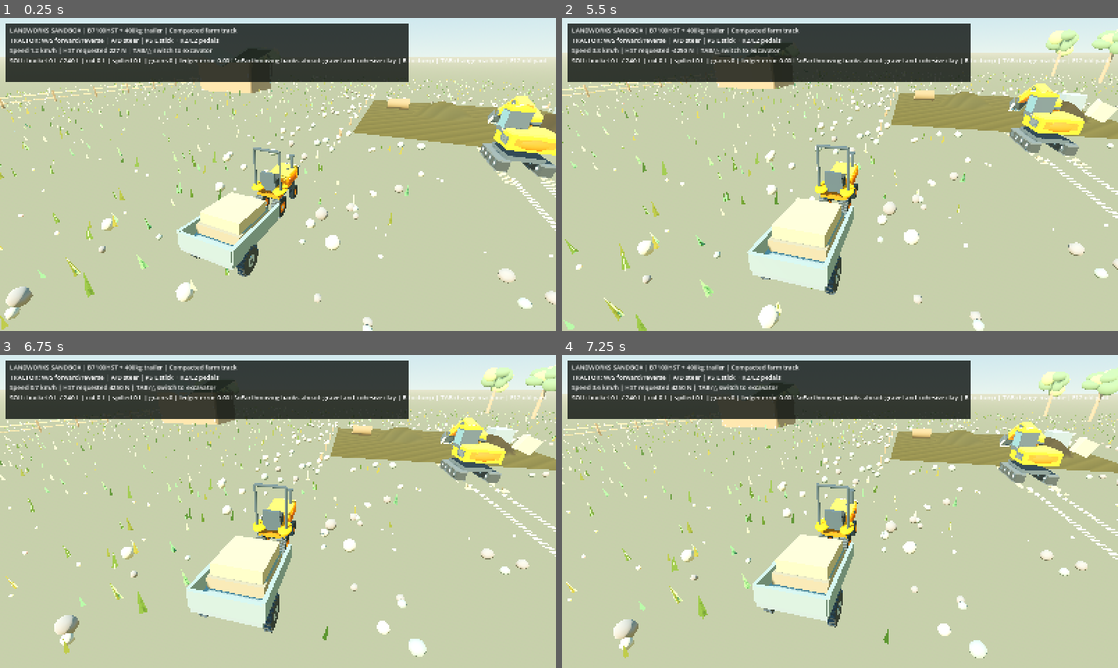
Above: before the commit, frames 1-4 (two rows, left to right).
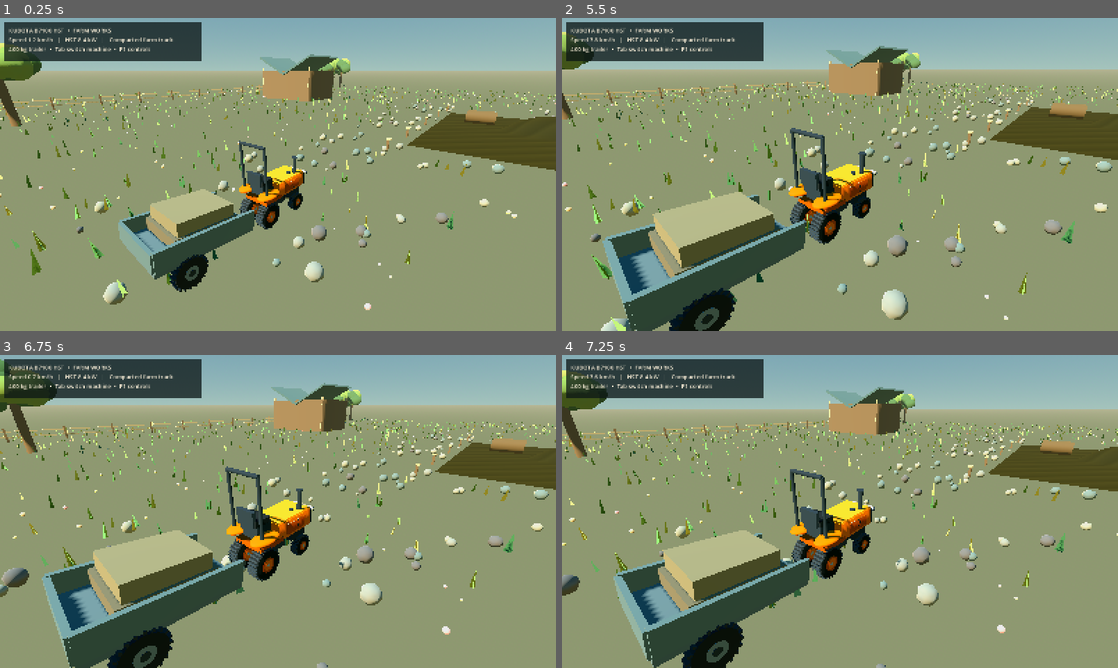
Above: after the commit, the same moments.

Repository: sn97ty8yn4-jpg/landworks
Game: Godot game, scene res://landworks/scenes/sandbox_world.tscn
Two runs of this game, one before a commit and one after it. Both use one fixed random seed, a clock stepped at 60 frames per second and the inputs below.
Inputs (mouse positions are in pixels of both pictures, inside the frame that each line leads up to):
- Up to frame 1 (0.25 s): no input
- Up to frame 2 (5.5 s): tap Enter at 0.5, 3.5, 5 s; move the mouse to (962, 158) at 0.52 s; hold D 0.53-1.25 s; hold I 0.53-1.25 s; click (962, 158) at 0.67 s; tap Space at 0.77, 2.75, 3.77, 4.25 s; drag from (728, 190) to (812, 237) at 1.27 s; move the mouse to (895, 105) at 2.02 s; hold D 2.03-2.75 s; hold O 2.03-2.75 s; drag from (812, 237) to (673, 127) at 2.77 s; move the mouse to (1006, 221) at 3.52 s; hold A 3.53-4.25 s; hold P 3.53-4.25 s; drag from (673, 127) to (756, 96) at 4.27 s; move the mouse to (867, 174) at 5.02 s; hold S from 5.03 s (still down); hold Q from 5.03 s (still down); click (867, 174) at 5.17 s
- Up to frame 3 (6.75 s): release S at 5.75 s; release Q at 5.75 s; drag from (194, 433) to (166, 527) at 5.77 s; move the mouse to (400, 495) at 6.52 s; hold W from 6.53 s (still down); hold M from 6.53 s (still down)
- Up to frame 4 (7.25 s): keep holding W; keep holding M; tap Space at 6.77 s

The runs differ from the first frame. In frame 1, 96% of the frame differs, in the area x 0-100%, y 0-100%; in frame 2, 96%; in frame 3, 96%; in frame 4, 96%.

Commit message:
Refine preview-derived colour grading, tighten machinery cameras, and replace oversized HUD

Diff:
--- a/landworks/scripts/art_scene.gd
+++ b/landworks/scripts/art_scene.gd
@@ -328,10 +328,10 @@
         for i in range(21):
             var z := -2.4 + float(i) * 0.27
             _box(self,Vector3(0.41,0.011,0.13),
-                Vector3(side,0.038,z),_p("earth"))
+                Vector3(side,0.025,z),_p("clay"))
     # Wheel rut and compaction graphics along the loading approach.
     for side in [-0.58,0.58]:
         for i in range(50):
             var z := 2.2 + float(i) * 0.30
             _box(self,Vector3(0.27,0.006,0.16),
-                Vector3(side,0.023,z),_p("earth_light"))
+                Vector3(side,0.022,z),_p("earth"))
--- a/landworks/scripts/sandbox_world.gd
+++ b/landworks/scripts/sandbox_world.gd
@@ -29,7 +29,10 @@
 var legacy_down := false
 var hook_down := false
 var hook_status := "Press G / Square to hook the nearest loose object"
-var orbit_yaw := 0.25
+var orbit_yaw := 0.72
+var show_help := false
+var help_down := false
+var help_panel: ColorRect
 var smoke := false
 var smoke_time := 0.0
 var smoke_log_elapsed := 0.0
@@ -222,15 +225,15 @@
     var sun := DirectionalLight3D.new()
     sun.name = "WarmAfternoonKeyLight"
     sun.rotation_degrees = Vector3(-49, -34, 0)
-    sun.light_color = Color("#fff0d1")
-    sun.light_energy = 1.40
+    sun.light_color = Color("#fff1df")
+    sun.light_energy = 1.04
     sun.shadow_enabled = true
     add_child(sun)
     var world := WorldEnvironment.new()
     var env := Environment.new()
     var painted_sky := ProceduralSkyMaterial.new()
-    painted_sky.sky_top_color = Color("#589cd3")
-    painted_sky.sky_horizon_color = Color("#c9dfdb")
+    painted_sky.sky_top_color = Color("#478db9")
+    painted_sky.sky_horizon_color = Color("#b3d4d3")
     painted_sky.ground_horizon_color = Color("#c4c2a4")
     painted_sky.ground_bottom_color = Color("#8a956c")
     painted_sky.sun_angle_max = 22.0
@@ -239,15 +242,16 @@
     env.background_mode = Environment.BG_SKY
     env.sky = sky
     env.ambient_light_source = Environment.AMBIENT_SOURCE_SKY
-    env.ambient_light_energy = 0.85
+    env.ambient_light_energy = 0.43
     env.fog_enabled = true
     env.fog_light_color = Color("#d3d8c2")
-    env.fog_density = 0.0020
+    env.fog_density = 0.0012
     env.fog_sky_affect = 0.25
-    env.tonemap_mode = Environment.TONE_MAPPER_FILMIC
+    env.tonemap_mode = Environment.TONE_MAPPER_LINEAR
     env.adjustment_enabled = true
-    env.adjustment_saturation = 1.13
-    env.adjustment_contrast = 1.045
+    env.adjustment_brightness = 0.87
+    env.adjustment_saturation = 1.22
+    env.adjustment_contrast = 1.14
     world.environment = env
     add_child(world)
     camera = Camera3D.new()
@@ -260,17 +264,33 @@
 
 func _build_ui() -> void:
     var canvas := CanvasLayer.new()
+    canvas.name = "GameHUD"
     add_child(canvas)
     var bg := ColorRect.new()
-    bg.color = Color(0.07, 0.09, 0.08, 0.83)
-    bg.size = Vector2(1160, 170)
-    bg.position = Vector2(16, 16)
+    bg.name = "CompactGlassHUD"
+    bg.color = Color(0.045,0.085,0.084,0.76)
+    bg.size = Vector2(565,111)
+    bg.position = Vector2(14,14)
     canvas.add_child(bg)
     status = Label.new()
-    status.position = Vector2(28, 22)
-    status.add_theme_font_size_override("font_size", 18)
-    status.add_theme_color_override("font_color", Color.WHITE)
+    status.name = "CompactMachineTelemetry"
+    status.position = Vector2(25,23)
+    status.add_theme_font_size_override("font_size",17)
+    status.add_theme_color_override("font_color",Color("#fff3dc"))
     canvas.add_child(status)
+    help_panel = ColorRect.new()
+    help_panel.name = "ControlsHelp"
+    help_panel.color = Color(0.035,0.075,0.074,0.91)
+    help_panel.position = Vector2(14,138)
+    help_panel.size = Vector2(600,186)
+    help_panel.visible = false
+    canvas.add_child(help_panel)
+    var instructions := Label.new()
+    instructions.position = Vector2(14,12)
+    instructions.add_theme_font_size_override("font_size",15)
+    instructions.add_theme_color_override("font_color",Color("#f9ecd5"))
+    instructions.text = "LANDWORKS  •  CONTROLS\n" +         "Tab / Triangle — change machine     Z/C — orbit camera\n" +         "Tractor: W/S travel, A/D steer; PS R2/L2 travel + left stick\n" +         "Excavator: W/S tracks, A/D differential pivot\n" +         "I/K boom  |  O/L stick  |  P/; bucket  |  Q/E slew\n" +         "G / Square — bucket hook     R — dump soil     F12 — old yard\n" +         "F1 — close help"
+    help_panel.add_child(instructions)
 
 func _select_machine(which: int) -> void:
     active_machine = which
@@ -392,6 +412,11 @@
 
 func _process(delta: float) -> void:
     if not smoke:
+        var help_pressed := Input.is_key_pressed(KEY_F1)
+        if help_pressed and not help_down:
+            show_help = not show_help
+            help_panel.visible = show_help
+        help_down = help_pressed
         var toggle := CI.switch_machine()
         if toggle and not toggle_down:
             _select_machine(1 - active_machine)
@@ -413,29 +438,25 @@
         orbit_yaw += (float(Input.is_key_pressed(KEY_C)) -
             float(Input.is_key_pressed(KEY_Z))) * delta * 1.2
     var target: Node3D = tractor if active_machine == 0 else digger.undercarriage
-    var focus := target.global_position + Vector3.UP * (0.6 if active_machine == 0 else 1.5)
-    var dist := 7.8 if active_machine == 0 else 13.0
-    var height := 3.8 if active_machine == 0 else 6.8
+    var focus := target.global_position + (
+        Vector3(0,0.65,-0.20) if active_machine == 0 else Vector3(0,1.30,-1.45))
+    var dist := 5.90 if active_machine == 0 else 8.75
+    var height := 2.50 if active_machine == 0 else 3.50
     var wanted := focus + Vector3(sin(orbit_yaw) * dist, height, cos(orbit_yaw) * dist)
     camera.global_position = camera.global_position.lerp(wanted, clampf(delta * 4.5, 0.0, 1.0))
     camera.look_at(focus, Vector3.UP)
-    var speed := tractor.linear_velocity.length() * 3.6
-    var machine_label := "B7100HST + 400kg trailer" if active_machine == 0 else "KX080 physical excavator"
-    var surface_label := str(_current_surface(target.global_position.x)["name"])
-    status.text = "LANDWORKS SANDBOX | %s | %s\n" % [machine_label, surface_label]
+    var speed: float = tractor.linear_velocity.length() * 3.6
+    var ground_label: String = str(_current_surface(target.global_position.x)["name"])
     if active_machine == 0:
-        status.text += "TRACTOR: W/S forward/reverse | A/D steer | PS L stick + R2/L2 pedals\n"
-        status.text += "Speed %.1f km/h | HST requested %.0f N | TAB/△ switch to excavator\n" % [
-            speed, tractor.last_requested_hst_force_n]
+        status.text = "KUBOTA B7100 HST  •  FARM WORKS\n"
+        status.text += "Speed %.1f km/h   |   HST %.1f kW   |   %s\n" % [
+            speed, tractor.last_hst_power_kw,ground_label]
+        status.text += "400 kg trailer  •  Tab switch machine  •  F1 controls"
     else:
-        status.text += "EXC: W/S crawl A/D pivot | I/K boom O/L stick P/; bucket Q/E slew\n"
-        status.text += "PS L stick tracks | R stick arm/bucket | R2/L2 boom | L1/R1 slew\n"
-        status.text += "G / Square hook: %s\n" % hook_status
-        status.text += "Hydraulic %.1f MPa / %.1f Lpm | track contacts %d/4\n" % [
-            float(digger.hydraulic_state.get("pressure_mpa", 0.0)),
-            float(digger.hydraulic_state.get("flow_lpm", 0.0)), digger.ground_contact_count]
-    status.text += "SOIL: bucket %.0f L / %.0f L | cut %.0f L | spilled %.0f L | grains %d | ledger error %.2f L\\n" % [
-        soil_bucket_m3 * 1000.0, earth.MAX_BUCKET_M3 * 1000.0,
-        maximum_excavated_m3 * 1000.0, maximum_dumped_m3 * 1000.0,
-        earth.mobile.size(), soil_mass_error_m3 * 1000.0]
-    status.text += "Earthmoving banks ahead: gravel and cohesive clay | R to dump | TAB change machine | F12 old yard"
+        status.text = "KUBOTA KX080-3  •  EARTHMOVING\n"
+        status.text += "Hyd %.1f MPa  |  %.1f L/min  |  Ground %d/4\n" % [
+            float(digger.hydraulic_state.get("pressure_mpa",0.0)),
+            float(digger.hydraulic_state.get("flow_lpm",0.0)),
+            digger.ground_contact_count]
+        status.text += "Bucket %.0f L  |  Dug %.0f L  |  F1 controls" % [
+            soil_bucket_m3*1000.0,maximum_excavated_m3*1000.0]
